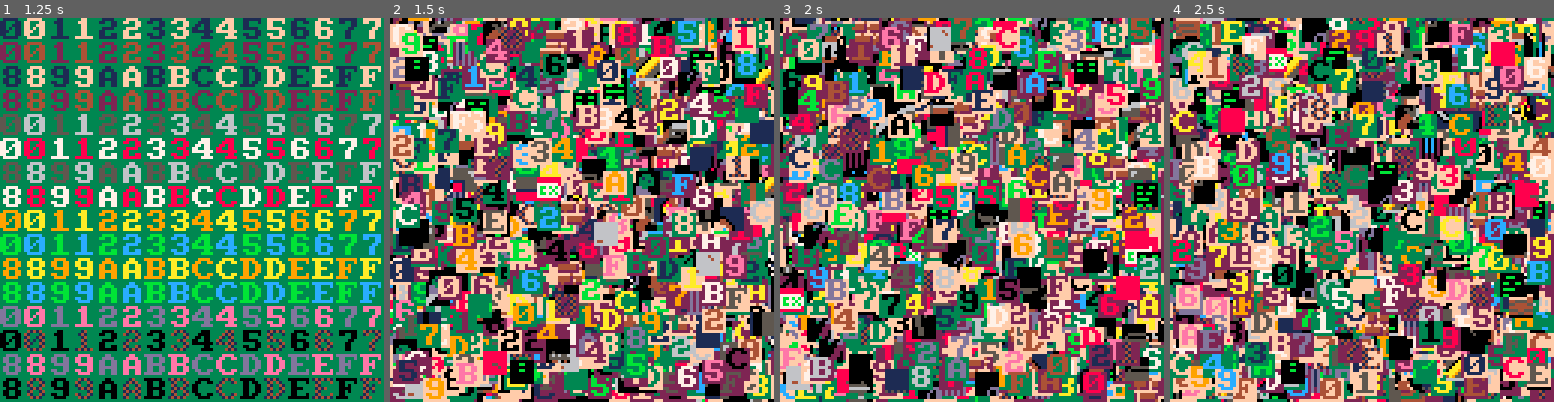
Above: before the commit, frames 1-4 (left to right).
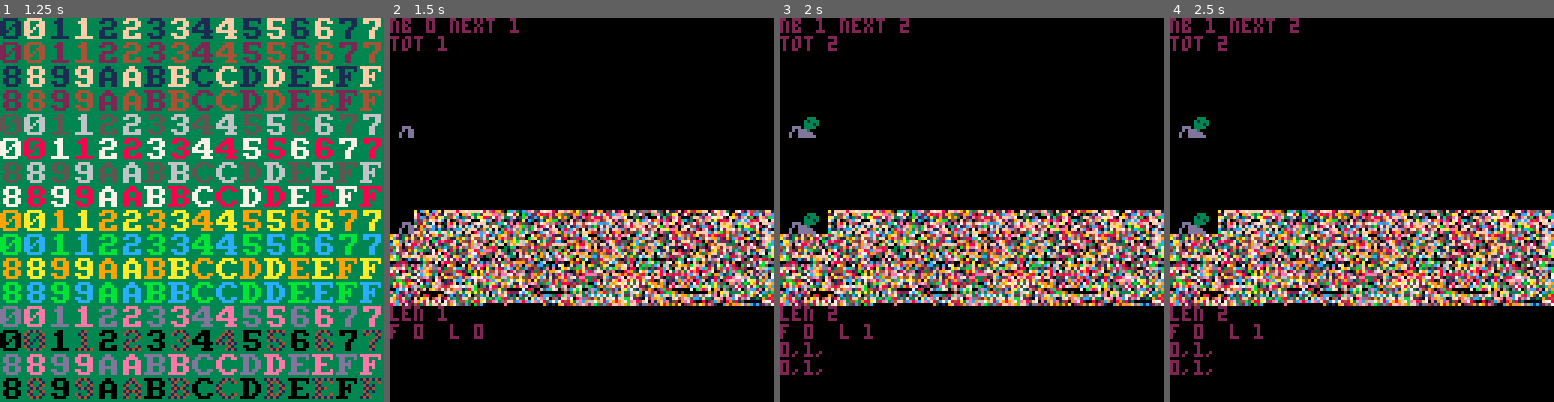
Above: after the commit, the same moments.

Repository: yourykiki/virtualsprite_arena
Game: PICO-8 cartridge target.p8
Same seed, same stepped clock (60 frames per second), same inputs: the game is played once before the commit and once after it.
Inputs:
- Up to frame 1 (1.25 s): tap X (X key) at 0.33, 1.07 s
- Up to frame 2 (1.5 s): no input
- Up to frame 3 (2 s): hold Right from 1.6 s (still down); tap X (X key) at 1.85 s
- Up to frame 4 (2.5 s): release Right at 2.1 s; hold Right from 2.47 s (still down)

Frame 1 is identical in both runs. In frame 2, 90% of the frame differs, in the area x 0-100%, y 0-100%; in frame 3, 90%; in frame 4, 89%.

Commit message:
add jadelombax vspr, and time in result

Diff:
--- a/benchmark.p8
+++ b/benchmark.p8
@@ -47,7 +47,7 @@
 function vspr16(nspr,x,y)
  local nxtspr
  --nspr in cache ?
- if vsprtbl[nspr]!=nil then
+ if vsprtbl[nspr] then
   --yes update age queue
   ldel(vsprq,nspr)--d
   laddlast(vsprq,nspr)--d
@@ -66,12 +66,13 @@
   laddlast(vsprq,nspr)--d
   vsprtbl[nspr]=nxtspr
   --copy sprite in spritesheet
-  local dst,src=
-   0x0000+nxtspr\8*1024+nxtspr%8*8,
-   0x8000+nspr\8*1024+nspr%8*8
-  for i=0,15 do
-   memcpy(dst+i*64,src+i*64,8)
-  end
+	 local src,dst=
+	  0x8000+nspr\8*1024+nspr%8*8,
+	  nxtspr\8*1024+nxtspr%8*8
+	 for i=0,960,64 do
+	--  memcpy(i,src+i,8)
+	  poke4(dst+i,$(src+i),$(src+i+4))
+	 end
  end
  --draw 16x16 spr
  local ns=nxtspr%8*2+nxtspr\8*32
@@ -83,7 +84,7 @@
 --update prev/next pointers
 function ldel(tbl,ielt)
  local o=tbl[ielt]
- if (o==nil) return
+-- if (o==nil) return
  --delete first ? update first
  if (tbl.f==ielt) tbl.f=o.n
  --delete last ? update last
@@ -116,7 +117,7 @@
 function vspr16nat(nspr,x,y)
  local nxtspr
  --nspr in cache ?
- if vsprtbl[nspr]!=nil then
+ if vsprtbl[nspr] then
   --yes update age queue
   del(vsprq,nspr)
   add(vsprq,nspr)
@@ -134,12 +135,13 @@
   add(vsprq,nspr)
   vsprtbl[nspr]=nxtspr
   --copy sprite in spritesheet
-  local dst,src=
-   0x0000+nxtspr\8*1024+nxtspr%8*8,
-   0x8000+nspr\8*1024+nspr%8*8
-  for i=0,15 do
-   memcpy(dst+i*64,src+i*64,8)
-  end
+	 local src,dst=
+	  0x8000+nspr\8*1024+nspr%8*8,
+	  nxtspr\8*1024+nxtspr%8*8
+	 for i=0,960,64 do
+	--  memcpy(i,src+i,8)
+	  poke4(dst+i,$(src+i),$(src+i+4))
+	 end
  end
  --draw 16x16 spr
  local ns=nxtspr%8*2+nxtspr\8*32
@@ -151,7 +153,7 @@
 function vspr8(nspr,x,y)
  local nxtspr
  --nspr in cache ?
- if vsprtbl[nspr]!=nil then
+ if vsprtbl[nspr] then
   --yes update age queue
   ldel(vsprq,nspr)--d
   laddlast(vsprq,nspr)--d
@@ -170,11 +172,12 @@
   laddlast(vsprq,nspr)--d
   vsprtbl[nspr]=nxtspr
   --copy sprite in spritesheet
-  local dst,src=
-   0x0000+(nxtspr\16)*512+nxtspr%16*4,
-   0x8000+(nspr\16)*512+nspr%16*4
-  for i=0,7 do
-   memcpy(dst+i*64,src+i*64,4)
+  --jadelombax style
+  local src,dst=
+   32768+nspr\16*512+nspr%16*4,
+   nxtspr\16*512+nxtspr%16*4
+  for i=0,448,64 do
+   poke4(dst+i,$(src+i))
   end
  end
  --draw spr 8x8 spr
@@ -186,7 +189,7 @@
 function vspr8nat(nspr,x,y)
  local nxtspr
  --nspr in cache ?
- if vsprtbl[nspr]!=nil then
+ if vsprtbl[nspr] then
   --yes update age queue
   del(vsprq,nspr)
   add(vsprq,nspr)
@@ -204,11 +207,12 @@
   add(vsprq,nspr)
   vsprtbl[nspr]=nxtspr
   --copy sprite in spritesheet
-  local dst,src=
-   0x0000+(nxtspr\16)*512+nxtspr%16*4,
-   0x8000+(nspr\16)*512+nspr%16*4
-  for i=0,7 do
-   memcpy(dst+i*64,src+i*64,4)
+  --jadelombax style
+  local src,dst=
+   32768+nspr\16*512+nspr%16*4,
+   nxtspr\16*512+nxtspr%16*4
+  for i=0,448,64 do
+   poke4(i,$(src+i))
   end
  end
  --draw spr
@@ -216,32 +220,40 @@
 end
 
 --vspr with 8x8 sprite
---no cache
+--no cache/memcpy
 function vspr8nc(nspr,x,y)
- local nxtspr=0
  --copy sprite in spritesheet
- local dst,src=
-  0x0000+(nxtspr\16)*512+nxtspr%16*4,
-  0x8000+(nspr\16)*512+nspr%16*4
- for i=0,7 do
-  memcpy(dst+i*64,src+i*64,4)
+ local src=
+  0x8000+nspr\16*512+nspr%16*4
+ for i=0,448,64 do
+  memcpy(i,src+i,4)
+--  poke4(i,$(src+i))
  end
  --draw spr 8x8 spr
- spr(nxtspr,x,y)
-end
-
+ spr(0,x,y)
+end
+
+--vspr with 16x16 sprite
+--no cache/poke4
 function vspr16nc(nspr,x,y)
- local nxtspr=0
  --copy sprite in spritesheet
- local dst,src=
-  0x0000+nxtspr\8*1024+nxtspr%8*8,
+ local src=
   0x8000+nspr\8*1024+nspr%8*8
- for i=0,15 do
-  memcpy(dst+i*64,src+i*64,8)
+ for i=0,960,64 do
+--  memcpy(i,src+i,8)
+  poke4(i,$(src+i),$(src+i+4))
  end
  --draw 16x16 spr
- local ns=nxtspr%8*2+nxtspr\8*32
- spr(ns,x,y,2,2)
+ spr(0,x,y,2,2)
+end
+
+--jade lombax
+function vspr(n,x,y)
+ local ssp=32768+n\16*512+n%16*4
+ for i=0,448,64 do
+  poke4(i,$(ssp+i))
+ end
+ spr(0,x,y)
 end
 -->8
 -- px9 decompress
@@ -365,7 +377,8 @@
 function bench(vspr_fn,data)
  cls()
  --reinit cache info
- hit,tot,vsprtbl,vsprq=0,0,{},{len=0}
+ hit,tot,vsprtbl,vsprq=
+  0,0,{},{len=0}
  local btime=stat(1)
  for i=1,#data do
   local nb,x,y=
@@ -404,8 +417,9 @@
  {n="vspr16nat",f=vspr16nat,d=ben16f},
  {n="vspr8    ",f=vspr8,d=ben8f},
  {n="vspr8nat ",f=vspr8nat,d=ben8f},
- {n="vspr8nc  ",f=vspr8nc,d=ben8},
- {n="vspr16nc ",f=vspr16nc,d=ben16}
+ {n="vspr16nc ",f=vspr16nc,d=ben16},
+ {n="vsprmemcpy",f=vspr8nc,d=ben8},
+ {n="jadelombax",f=vspr,d=ben8},
 }
 
 local bench_res={}
@@ -421,15 +435,18 @@
  end
  print(str,x,y,7)
 end
-bprint("ratio   speed",48,24)
+bprint("ratio  speed time",48,16)
 for i=1,#bench_res do
- local res=bench_res[i]
- bprint(benchs[i].n..
-  "  "..res.ratio,4,32+i*8)
- bprint(res.spd,80,32+i*8)
+ local res,y=bench_res[i],24+i*8
+ bprint(benchs[i].n,4,y)
+ bprint(res.ratio,48,y)
+ bprint(res.spd\1,78,y)
+ bprint(res.btime,102,y)
 end
 
 repeat until btnp(❎)
+
+
 __gfx__
 402680cea0cea0cea0ffff8ff7ffff78fd89920bce31cdef52f7ff81ffef92ad34ff199052f18e00ff14dd46f320f118f08a4899ff087aef300f781e44d32af1
 c892ffcf78019c8f21745ef09efb3b2afaeed95778a0b3c229848e299432299c808337df83ceea93f3d7400bee3034aa02780301d1734fe770921ccf8ccf1eec
--- a/target.p8
+++ b/target.p8
@@ -317,17 +317,6 @@
   nb=seq[tot]
  	print("nb "..nb.." next "..(seq[tot+1]or-1),0,0,2)
 		draw_vspr(nb,x,32) x=(x+8)%128--0
---[[		draw_vspr(258,x,32) x+=8--1
-		draw_vspr(260,x,32) x+=8--2
-		draw_vspr(262,x,32) x+=8--3
-		draw_vspr(264,x,32) x+=8--4
-		draw_vspr(266,x,32) x+=8--5
-		draw_vspr(264,x,32) x+=8--4
-		draw_vspr(262,x,32) x+=8--3
-		draw_vspr(260,x,32) x+=8--2
-		draw_vspr(258,x,32) x+=8--1
-	]]--
---d	 print(""..#vsprq,0,0,2)
 	 print("tot "..tot)
 	 spr(0,0,64,16,4)
 	 --flip()
@@ -375,8 +364,8 @@
 end
 
 init()
-bench()
---debug()
+--bench()
+debug()
 __gfx__
 402680cea0cea0cea0ffff8ff7ffff78fd89920bce31cdef52f7ff81ffef92ad34ff199052f18e00ff14dd46f320f118f08a4899ff087aef300f781e44d32af1
 c892ffcf78019c8f21745ef09efb3b2afaeed95778a0b3c229848e299432299c808337df83ceea93f3d7400bee3034aa02780301d1734fe770921ccf8ccf1eec
